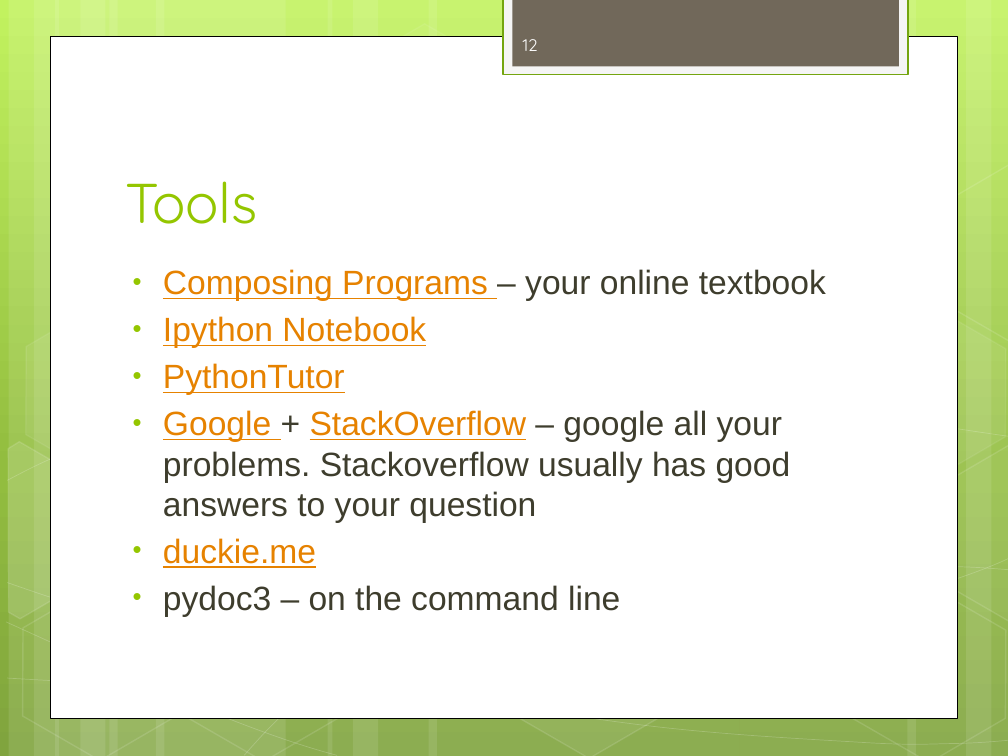
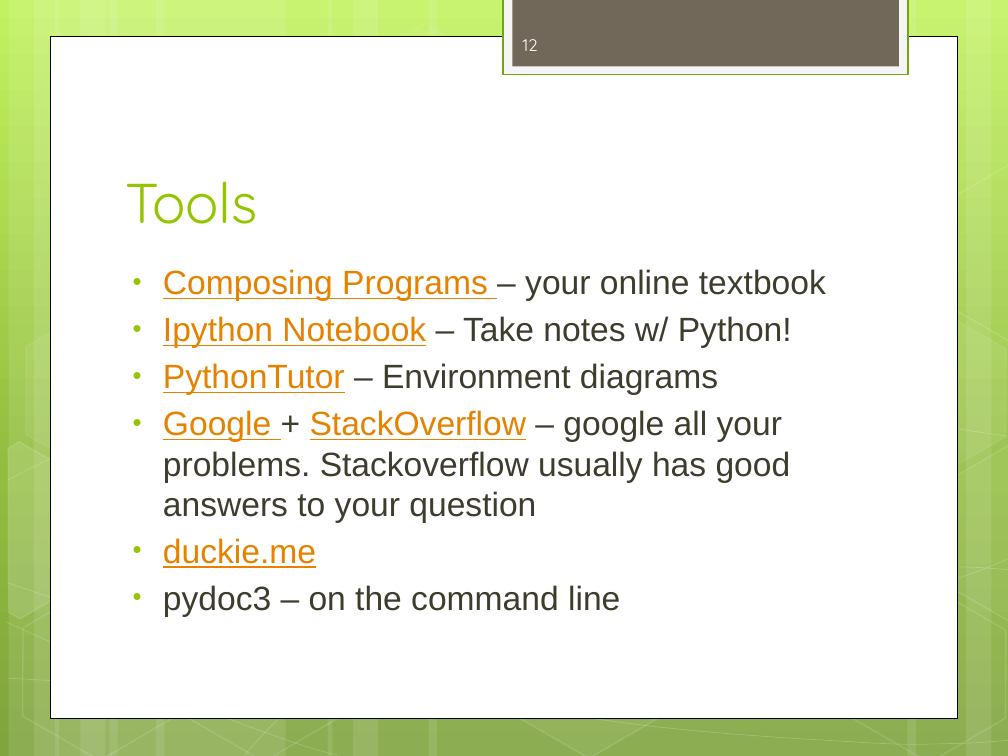
Before and after one commit to dicksontsai/dicksontsai.github.io, a slide deck: slide 12 of cs61a/discussion/disc0.pptx. Drawn at 1008x756 pixels with LibreOffice and Linux fonts; fonts in the diff are those of the drawing. Boxes give left, top, right and bottom in pixels: in the first picture for what was removed or moved away, otherwise in the second. Text is boxed around its words. In the diff, an @@ line names an element or a change of style, - is before the commit and + after.

```diff
--- a/cs61a/discussion/disc0.pptx
+++ b/cs61a/discussion/disc0.pptx
@@ text at bbox=[163, 316, 792, 395]: text changed; text colour #E68200 to #3E3D2D @@
-• Ipython Notebook
-• PythonTutor
+• Ipython Notebook – Take notes w/ Python!
+• PythonTutor – Environment diagrams
```
Also in this commit, not shown: 2 other slides changed, 8 other files.
